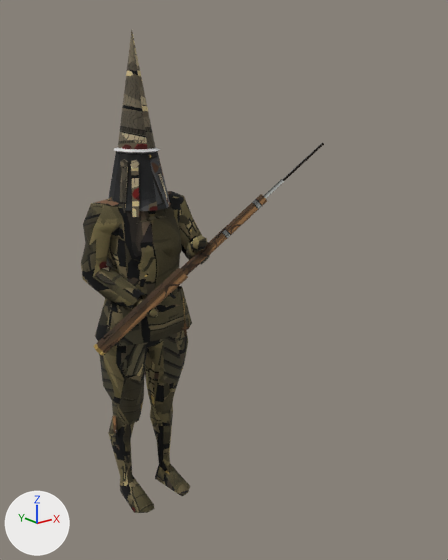
What one commit did to the glTF model client/assets/units/trench-pilgrim.glb.
Before and after are seen from a 50 mm lens placed at (-0.766, -1.295, 1.079), pointed at (0.151, -0.15, 0.621). Lighting does not change. The marker at lower left points along +X, +Y and +Z. The first picture is the older version. Vertices at exactly the same position are counted once.

The scene before the commit, as lines of its bpy script (objects in view):
```python
me_accent = bpy.data.meshes.new('Accent')
me_accent.from_pydata(...)  # 30 vertices, 60 faces; spans x -0.0522..0.0522, y -0.0677..0.0464, z 0.9306..0.9417
me_accent.materials.append(mat_accent)
me_body = bpy.data.meshes.new('Body')
me_body.from_pydata(...)  # 504 vertices, 899 faces; spans x -0.159..0.167, y -0.205..0.079, z 0.0..0.835
me_body.materials.append(mat_trench_pilgrimbody)  # picture img_trench_pilgrim_body
me_helmet = bpy.data.meshes.new('Helmet')
me_helmet.from_pydata(...)  # 77 vertices, 130 faces; spans x -0.077..0.072, y -0.094..0.073, z 0.777..1.2
me_helmet.materials.append(mat_trench_pilgrimhelmet)  # picture img_trench_pilgrim_helmet
me_weapon = bpy.data.meshes.new('Weapon')
me_weapon.from_pydata(...)  # 64 vertices, 96 faces; spans x -0.178..0.331, y -0.295..-0.068, z 0.484..0.954
me_weapon.materials.append(mat_trench_pilgrimweapon)  # picture img_trench_pilgrim_weapon
ob_accent = bpy.data.objects.new('Accent', me_accent)
ob_accent.location = (0.0, 0.0, 0.0)
ob_body = bpy.data.objects.new('Body', me_body)
ob_body.location = (0.0, 0.0, 0.0)
ob_helmet = bpy.data.objects.new('Helmet', me_helmet)
ob_helmet.location = (0.0, 0.0, 0.0)
ob_weapon = bpy.data.objects.new('Weapon', me_weapon)
ob_weapon.location = (0.0, 0.0, 0.0)
```
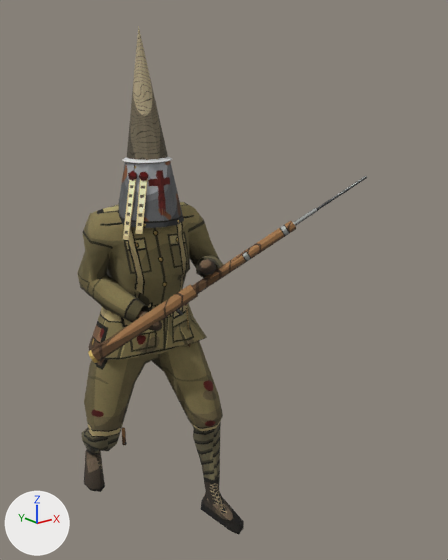
What differs and where, as boxes [x1, y1, x2, y2] in the pictures (448 x 560 px; the box of a moved part takes in the faces that stretch with it):
'Body', reshaped (29% wider)
    before: [81, 191, 210, 513]
    after: [77, 202, 244, 534]
'Helmet', reshaped (6% wider, 14% taller)
    before: [108, 30, 170, 217]
    after: [118, 26, 184, 240]
'Weapon', reshaped (21% wider, 12% shorter)
    before: [94, 143, 324, 355]
    after: [88, 176, 367, 363]
'Accent', reshaped
    before: [114, 147, 160, 154]
    after: [122, 157, 172, 164]
part 1 of me_body, moved or reshaped
    before: [191, 235, 208, 252]
    after: [198, 259, 216, 275]
part 2 of me_body, moved or reshaped
    before: [135, 299, 158, 318]
    after: [137, 311, 162, 331]
part 3 of me_body, rebuilt (29% wider)
    before: [81, 191, 210, 513]
    after: [77, 202, 244, 534]
part 4 of me_body, rebuilt (not visible afterwards)
    before: [95, 286, 192, 346]
part 5 of me_body, rebuilt (mostly hidden before)
    before: [110, 287, 180, 307]
    after: [88, 303, 207, 360]
part 6 of me_helmet, moved or reshaped
    before: [118, 30, 155, 150]
    after: [127, 26, 168, 160]
part 7 of me_helmet, moved or reshaped
    before: [131, 166, 139, 217]
    after: [135, 178, 148, 234]
part 8 of me_helmet, moved or reshaped
    before: [130, 160, 139, 168]
    after: [139, 172, 149, 181]
part 9 of me_helmet, moved or reshaped
    before: [119, 166, 128, 213]
    after: [123, 179, 136, 240]
part 10 of me_helmet, moved or reshaped
    before: [120, 159, 128, 168]
    after: [128, 171, 137, 181]
part 11 of me_helmet, moved or reshaped
    before: [108, 151, 170, 211]
    after: [118, 161, 184, 228]
part 13 of me_weapon, moved or reshaped
    before: [282, 143, 324, 181]
    after: [316, 176, 367, 211]
part 14 of me_weapon, rebuilt (17% wider, 10% shorter)
    before: [94, 267, 188, 355]
    after: [88, 284, 198, 363]
part 15 of me_weapon, rebuilt (19% wider)
    before: [264, 179, 284, 198]
    after: [293, 208, 317, 226]
part 16 of me_weapon, deleted
    before: [180, 194, 267, 275]
part 17 of me_weapon, built on
    before: [211, 228, 225, 243]
    after: [174, 221, 296, 316]

Patch to the scene script:
```diff
--- a/client/assets/units/trench-pilgrim.glb.py
+++ b/client/assets/units/trench-pilgrim.glb.py
@@ me_body @@
-me_body.from_pydata(...)  # 504 vertices, 899 faces; spans x -0.159..0.167, y -0.205..0.079, z 0.0..0.835
+me_body.from_pydata(...)  # 512 vertices, 899 faces; spans x -0.178..0.173, y -0.303..0.187, z 0.0..0.825
+# me_body part 1: the loose piece of 42 vertices spanning x 0.031..0.078, y -0.205..-0.153, z 0.713..0.756 is multiplied about its middle by the matrix ((1.048, 0.086, -0.282), (-0.111, 1.044, -0.132), (0.012, 0.093, 1.053)), then moved by (-0.02, -0.055, -0.04)
+# me_body part 2: the loose piece of 42 vertices spanning x -0.079..-0.035, y -0.149..-0.094, z 0.565..0.607 is multiplied about its middle by the matrix ((1.07, 0.014, -0.029), (-0.014, 1.07, -0.003), (0.029, 0.003, 1.07)), then moved by (-0.005, -0.018, -0.024)
+# me_body part 3: the loose piece of 308 vertices spanning x -0.159..0.167, y -0.179..0.063, z 0.0..0.835 is rebuilt with 306 vertices and now spans x -0.178..0.173, y -0.303..0.187, z 0.0..0.825
+# me_body part 4: the loose piece of 37 vertices spanning x -0.133..0.132, y -0.101..0.079, z 0.483..0.589 is rebuilt with 41 vertices and now spans x -0.149..0.139, y -0.115..0.081, z 0.451..0.565
+# me_body part 5: the loose piece of 35 vertices spanning x -0.127..0.126, y -0.096..0.073, z 0.484..0.588 is rebuilt with 41 vertices and now spans x -0.155..0.145, y -0.12..0.087, z 0.451..0.567
+# other edits to the shape of me_body do not show in these pictures
 me_body.materials.append(mat_trench_pilgrimbody)
@@ me_helmet @@
-me_helmet.from_pydata(...)  # 77 vertices, 130 faces; spans x -0.077..0.072, y -0.094..0.073, z 0.777..1.2
+me_helmet.from_pydata(...)  # 77 vertices, 130 faces; spans x -0.101..0.059, y -0.17..0.003, z 0.753..1.2
+# me_helmet part 6: the loose piece of 13 vertices spanning x -0.043..0.043, y -0.061..0.039, z 0.933..1.2 is multiplied about its middle by the matrix ((1.057, 0.078, -0.035), (-0.078, 1.057, 0.005), (0.035, -0.002, 1.059)), then moved by (-0.021, -0.072, -0.007)
+# me_helmet part 7: the loose piece of 8 vertices spanning x -0.058..-0.028, y -0.086..-0.053, z 0.794..0.91 is multiplied about its middle by the matrix ((1.036, 0.161, 0.054), (-0.159, 1.037, -0.053), (-0.061, 0.044, 1.047)), then moved by (-0.027, -0.069, -0.02)
+# me_helmet part 8: the loose piece of 12 vertices spanning x -0.046..-0.027, y -0.068..-0.052, z 0.901..0.919 is scaled about its middle by (1.01, 1.12, 1.06), then moved by (-0.022, -0.073, -0.017)
+# me_helmet part 9: the loose piece of 8 vertices spanning x -0.077..-0.044, y -0.058..-0.031, z 0.777..0.91 is multiplied about its middle by the matrix ((1.04, 0.147, 0.015), (-0.146, 1.038, -0.054), (-0.023, 0.051, 1.048)), then moved by (-0.023, -0.065, -0.021)
+# me_helmet part 10: the loose piece of 12 vertices spanning x -0.058..-0.044, y -0.048..-0.03, z 0.9..0.92 is moved by (-0.021, -0.07, -0.018)
+# me_helmet part 11: 24 of 77 vertices moved; they spanned x -0.072..0.072, y -0.094..0.073, z 0.806..0.933 and now span x -0.091..0.059, y -0.17..0.003, z 0.783..0.92; mean shift (-0.016, -0.073, -0.019); largest move (0.063, -0.052, 0.806) -> (0.04, -0.14, 0.783)
 me_helmet.materials.append(mat_trench_pilgrimhelmet)
@@ me_accent @@
-me_accent.from_pydata(...)  # 30 vertices, 60 faces; spans x -0.0522..0.0522, y -0.0677..0.0464, z 0.9306..0.9417
+me_accent.from_pydata(...)  # 30 vertices, 60 faces; spans x -0.0717..0.0383, y -0.1446..-0.0218, z 0.9139..0.9286
+# me_accent part 12: the whole mesh is multiplied about its middle by the matrix ((1.054, 0.078, -0.034), (-0.078, 1.054, 0.005), (0.035, -0.002, 1.056)), then moved by (-0.0167, -0.0725, -0.0149)
 me_accent.materials.append(mat_accent)
@@ me_weapon @@
-me_weapon.from_pydata(...)  # 64 vertices, 96 faces; spans x -0.178..0.331, y -0.295..-0.068, z 0.484..0.954
+me_weapon.from_pydata(...)  # 64 vertices, 96 faces; spans x -0.193..0.365, y -0.4..-0.065, z 0.468..0.886
+# me_weapon part 13: the loose piece of 6 vertices spanning x 0.237..0.331, y -0.295..-0.252, z 0.867..0.954 is multiplied about its middle by the matrix ((1.055, 0.065, 0.077), (-0.053, 1.047, -0.158), (-0.086, 0.153, 1.045)), then moved by (0.03, -0.095, -0.063)
+# me_weapon part 14: the loose piece of 12 vertices spanning x -0.178..0.031, y -0.178..-0.068, z 0.484..0.681 is rebuilt with 12 vertices and now spans x -0.193..0.036, y -0.215..-0.065, z 0.468..0.649
+# me_weapon part 15: the loose piece of 8 vertices spanning x -0.041..0.244, y -0.26..-0.133, z 0.612..0.874 is rebuilt with 8 vertices and now spans x -0.043..0.269, y -0.346..-0.158, z 0.584..0.816
+# me_weapon part 16: the loose piece of 12 vertices spanning x 0.013..0.207, y -0.249..-0.152, z 0.66..0.841 is deleted
+# me_weapon part 17: 6 vertices removed from x -0.026..0.112, y -0.205..-0.144, z 0.615..0.768; 32 vertices added at x -0.072..0.229, y -0.325..-0.139, z 0.561..0.789
+# other edits to the shape of me_weapon do not show in these pictures
 me_weapon.materials.append(mat_trench_pilgrimweapon)
```
